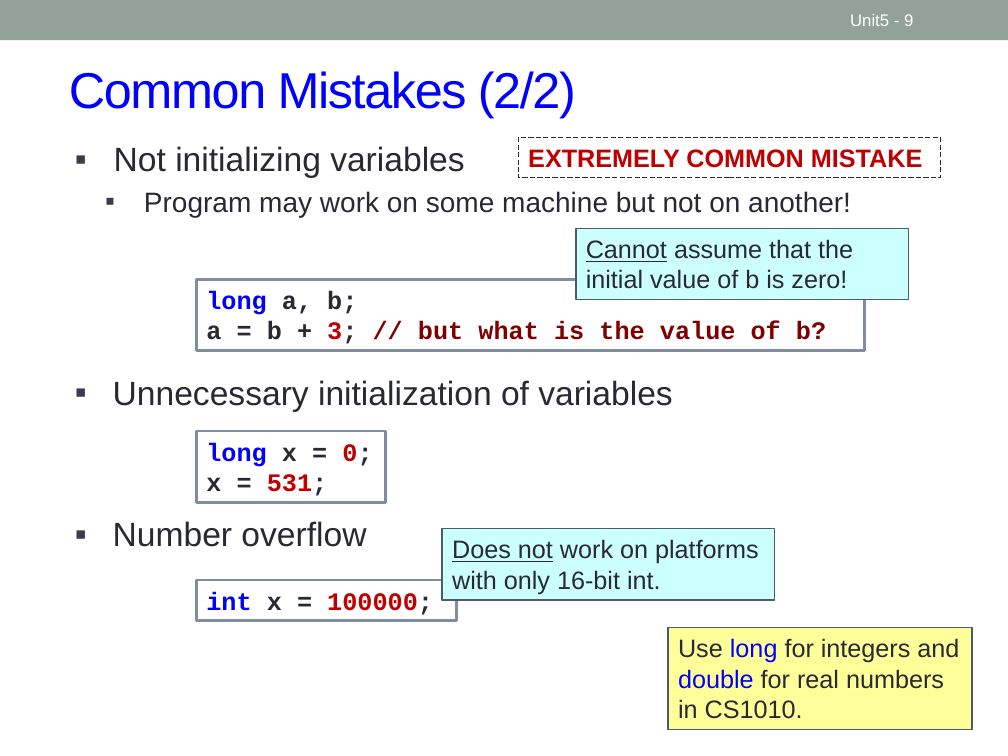
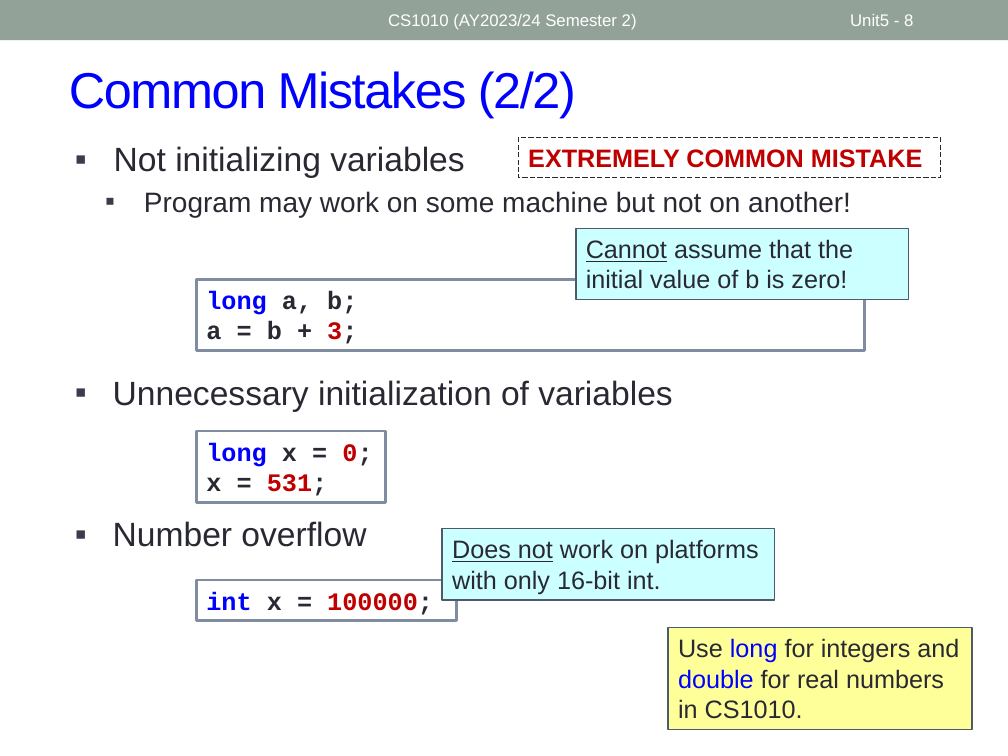
Before and after one commit to nus-cs1010-2425-s2/website, a slide deck: slide 8 of slides/Unit5_First C Program.pptx (slide 9 before the commit). Drawn at 1008x756 pixels with LibreOffice and Linux fonts; fonts in the diff are those of the drawing. Boxes give left, top, right and bottom in pixels: in the first picture for what was removed or moved away, otherwise in the second. Text is boxed around its words. In the diff, an @@ line names an element or a change of style, - is before the commit and + after.

```diff
--- a/slides/Unit5_First C Program.pptx
+++ b/slides/Unit5_First C Program.pptx
@@ text added at <box>388,14,637,30</box>, 12 pt, text #FFFFFF @@
+CS1010 (AY2023/24 Semester 2)
@@ text in rectangle at <box>206,321,357,344</box>: text changed; text colour #800000 to #292934 @@
-a = b + 3; // but what is the value of b?
+a = b + 3;
```
Also in this commit, not shown: 7 other slides changed, 2 slides added, 15 other files.
